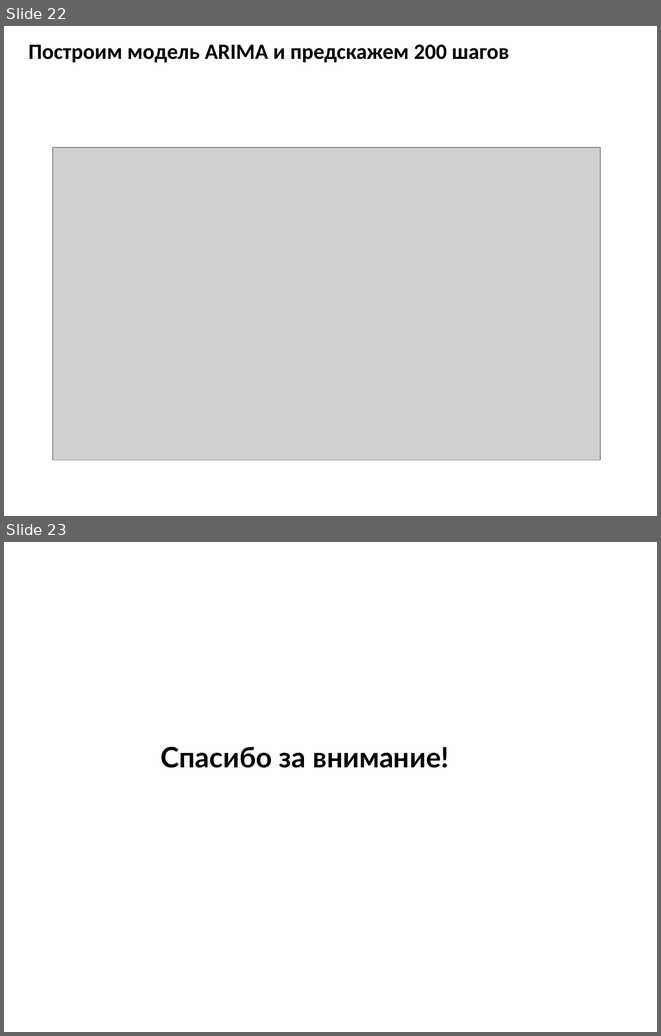
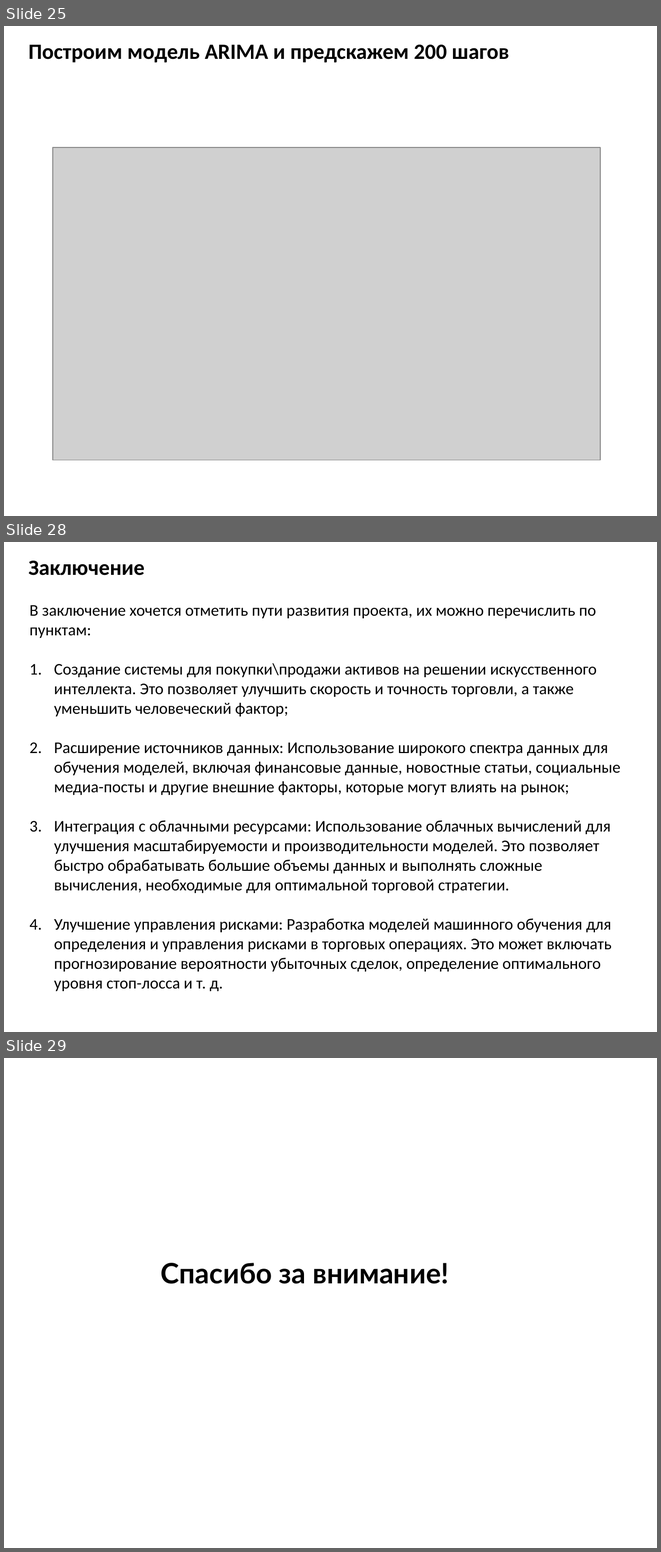
Before and after one commit to VSterkhov/CryptoCurrencyTrading_public, a slide deck: Netology_Презентация_Стерхов В.pptx. Shown one above the other, each under a label of ours: slides 22 and 23 before the commit, slides 25, 28 and 29 after it; the slides between them are not shown. The pictures are 661x1036 and 661x1552 pixels, drawn with LibreOffice and Linux fonts; fonts in the diff are those of the drawing; grey boxes stand for pictures. Boxes give left, top, right and bottom in pixels: in the first picture for what was removed or moved away, otherwise in the second. Text is boxed around its words. In the diff, an @@ line names an element or a change of style, - is before the commit and + after.

```diff
--- a/Netology_Презентация_Стерхов В.pptx
+++ b/Netology_Презентация_Стерхов В.pptx
@@ slide 28 added at [4, 542, 657, 1032], background #FFFFFF @@
@@ text added at [28, 561, 144, 575], 24 pt, text #000000, bold @@
+Заключение
@@ text added at [29, 605, 620, 991], 18 pt, text #000000 @@
+В заключение хочется отметить пути развития проекта, их можно перечислить по пунктам:
+1. Создание системы для покупки\продажи активов на решении искусственного интеллекта. Это позволяет улучшить скорость и точность торговли, а также уменьшить человеческий фактор;
+2. Расширение источников данных: Использование широкого спектра данных для обучения моделей, включая финансовые данные, новостные статьи, социальные медиа-посты и другие внешние факторы, которые могут влиять на рынок;
+3. Интеграция с облачными ресурсами: Использование облачных вычислений для улучшения масштабируемости и производительности моделей. Это позволяет быстро обрабатывать большие объемы данных и выполнять сложные вычисления, необходимые для оптимальной торговой стратегии.
+4. Улучшение управления рисками: Разработка моделей машинного обучения для определения и управления рисками в торговых операциях. Это может включать прогнозирование вероятности убыточных сделок, определение оптимального уровня стоп-лосса и т. д.
@@ what was slide 22 is now slide 25 @@
@@ what was slide 23 is now slide 29 @@
```
Also in this commit, not shown: 2 slides changed, 5 other slides added, 1 other file.
